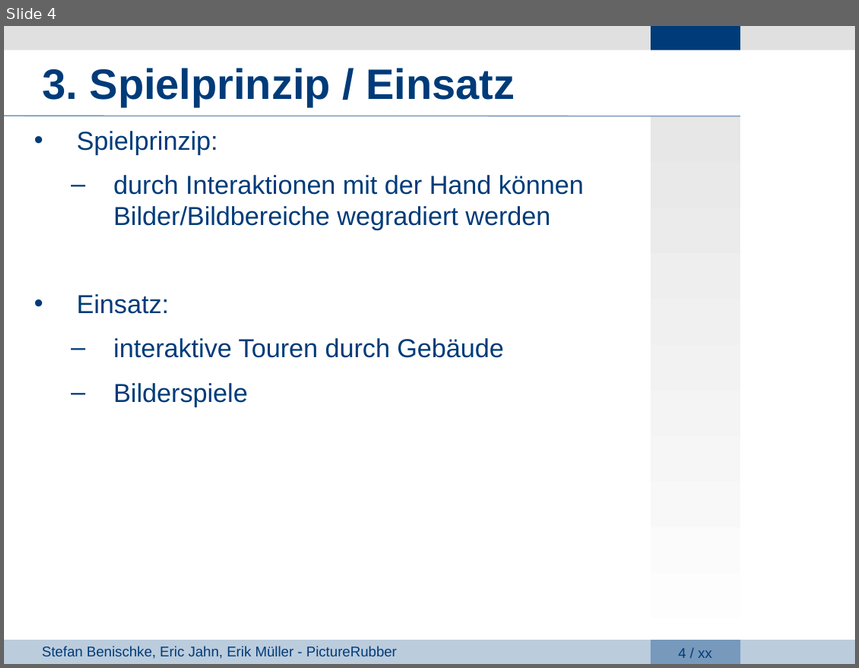
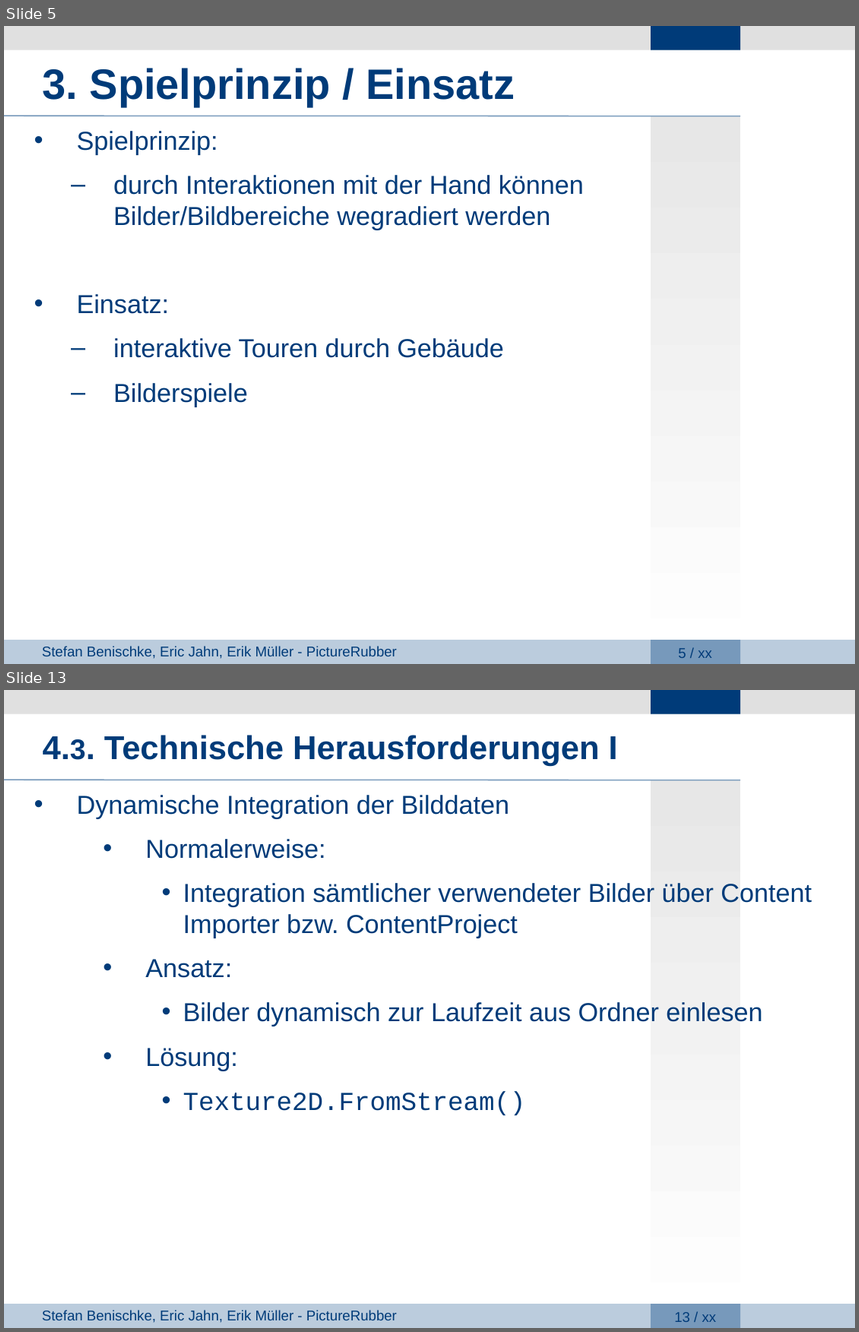
Before and after one commit to giuliarouge/picturerubber, a slide deck: Präsentation.ppt. Shown one above the other, each under a label of ours: slide 4 before the commit, slides 5 and 13 after it; the slides between them are not shown. The pictures are 859x668 and 859x1332 pixels, drawn with LibreOffice and Linux fonts; fonts in the diff are those of the drawing; background and template pictures are left out. Boxes give left, top, right and bottom in pixels: in the first picture for what was removed or moved away, otherwise in the second. Text is boxed around its words. In the diff, an @@ line names an element or a change of style, - is before the commit and + after.

```diff
--- a/Präsentation.ppt
+++ b/Präsentation.ppt
@@ slide 13 added at (4,690,855,1328), background #FFFFFF; not listed: 8 template elements that a slide beside it also shows @@
@@ text added at (43,735,618,767), 28 pt, text #003B79, bold @@
+4.3. Technische Herausforderungen I
@@ text added at (77,795,812,1116), 22 pt, text #003B79 @@
+• Dynamische Integration der Bilddaten
+  • Normalerweise:
+      • Integration sämtlicher verwendeter Bilder über Content Importer bzw. ContentProject
+  • Ansatz:
+      • Bilder dynamisch zur Laufzeit aus Ordner einlesen
+  • Lösung:
+      • Texture2D.FromStream()
@@ what was slide 4 is now slide 5 @@
@@ page number at (678,648,712,658): text changed @@
-4 / xx
+5 / xx
```
Also in this commit, not shown: 6 slides changed, 7 other slides added, 1 slide removed, 3 other files.
